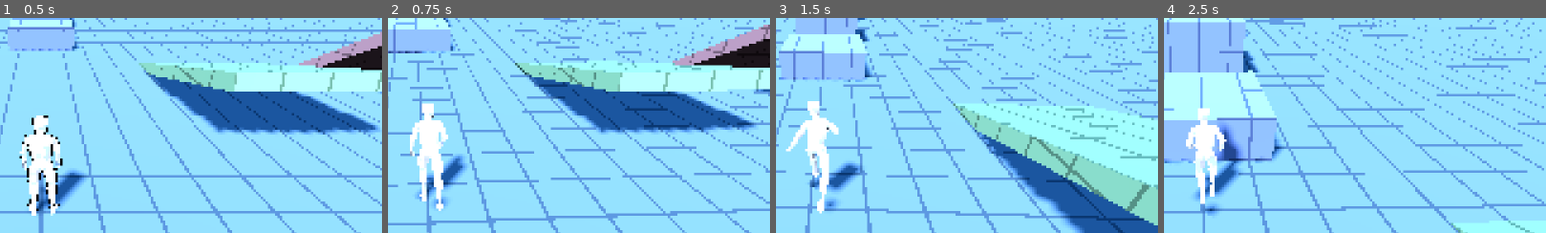
Above: before the commit, frames 1-4 (left to right).
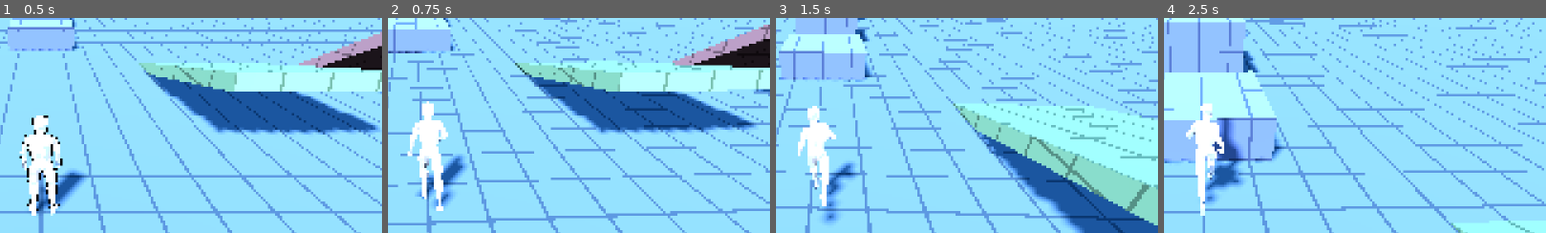
Above: after the commit, the same moments.

Repository: trentteinert/3D-PixelArt-TEST
Game: Godot game, scene res://scenes/test_area.tscn
Same seed, same stepped clock (60 frames per second), same inputs: the game is played once before the commit and once after it.
Inputs (mouse positions are % of the whole screen's width and height, from its top left):
- Up to frame 1 (0.5 s): no input
- Up to frame 2 (0.75 s): move the mouse to (55, 50) at 0.52 s; hold W (move_forward) from 0.53 s (still down); hold T (cycle_shader) from 0.53 s (still down); click (55, 50) at 0.67 s
- Up to frame 3 (1.5 s): keep holding W (move_forward); tap Space (jump) at 0.77 s; move the mouse to (45, 50) at 1.27 s; release T (cycle_shader) at 1.28 s; tap Shift (sprint) at 1.35 s
- Up to frame 4 (2.5 s): keep holding W (move_forward); tap Space (jump) at 1.52 s; move the mouse to (52, 48) at 2.02 s; hold E (toggle_edges) from 2.03 s (still down)
The pictures show only the part of the screen within x 45-95%, y 23-73%; the shares and areas given below are measured in that part.

Frame 1 is identical in both runs. In frame 2, 0.6% of the frame differs, in the area x 5-17%, y 38-90%; in frame 3, 2.2%; in frame 4, 2.4%, in the area x 5-21%, y 39-92%.

Commit message:
Lower run_anim_speed to 4.5 to reduce foot skating
Co-Authored-By: Claude Sonnet 5.5 <noreply@anthropic.com>
Claude-Session: https://claude.ai/code/session_01Xiux81rrMFYVmhBeLoAXKG

Diff:
--- a/scripts/character_model.gd
+++ b/scripts/character_model.gd
@@ -28,7 +28,7 @@
 ## Scale the run/walk animation with actual ground speed so the feet don't skate.
 @export var sync_animation_to_speed := true
 ## Ground speed (m/s) at which the run animation looks right at normal playback speed.
-@export var run_anim_speed := 7.0
+@export var run_anim_speed := 4.5
 
 @export_group("Lean")
 ## Constant forward tilt (degrees) at full speed.
